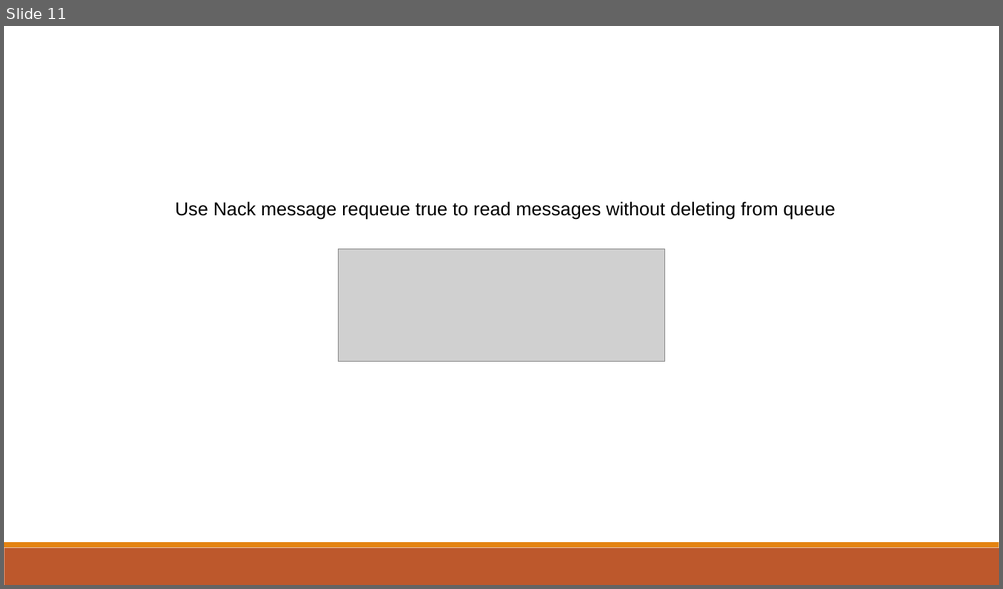
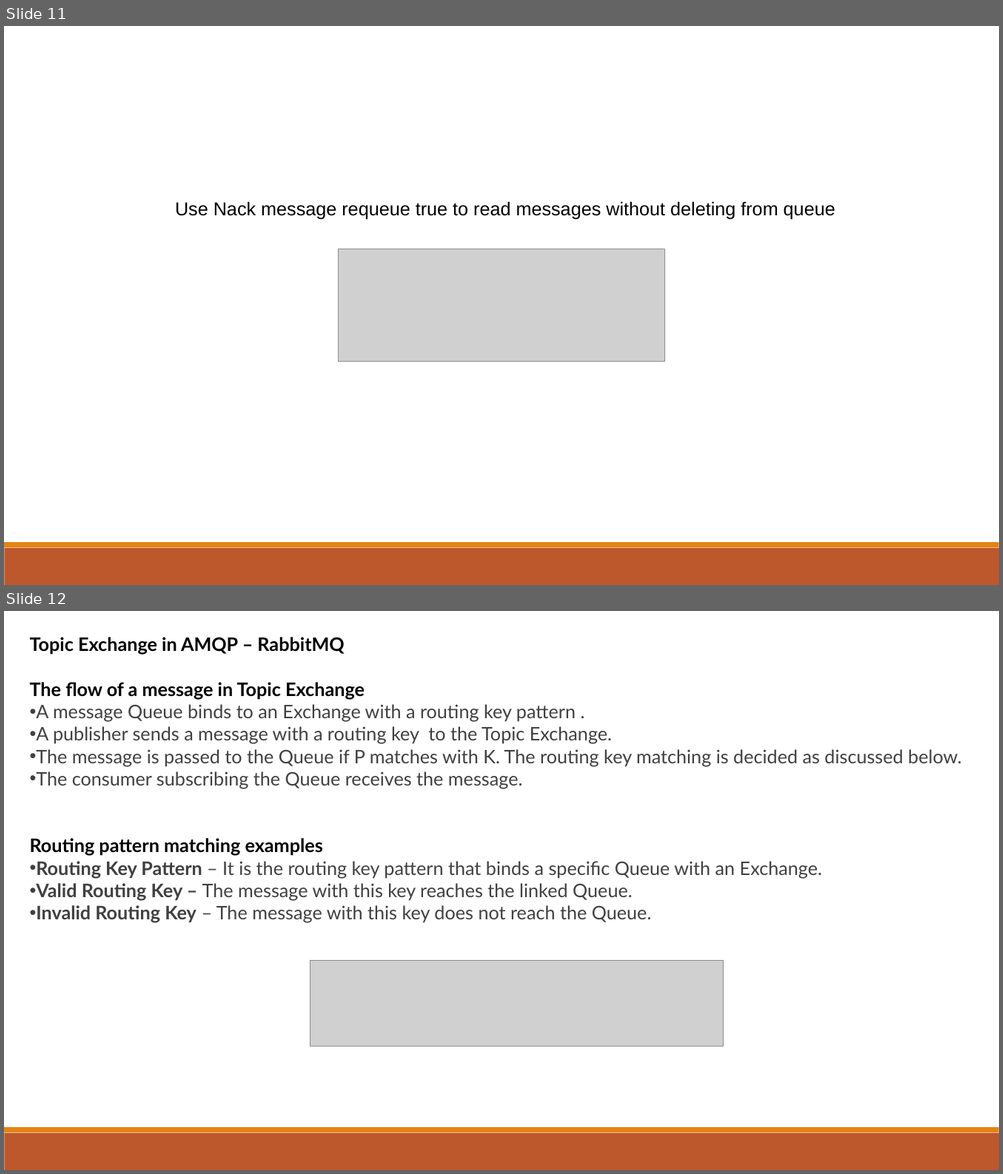
Before and after one commit to vishnuvishal-11/Vishnuvishal, a slide deck: Presentations/RabbitMQ.pptx. Shown one above the other, each under a label of ours: slide 11 before the commit, slides 11 and 12 after it. The pictures are 1003x589 and 1003x1174 pixels, drawn with LibreOffice and Linux fonts; fonts in the diff are those of the drawing; grey boxes stand for pictures. Boxes give left, top, right and bottom in pixels: in the first picture for what was removed or moved away, otherwise in the second. Text is boxed around its words. In the diff, an @@ line names an element or a change of style, - is before the commit and + after.

```diff
--- a/Presentations/RabbitMQ.pptx
+++ b/Presentations/RabbitMQ.pptx
@@ slide 12 added at [4, 611, 999, 1170], background #FFFFFF; not listed: 2 template elements that a slide beside it also shows @@
@@ text added at [30, 637, 962, 923], 18 pt, text #404040 @@
+Topic Exchange in AMQP – RabbitMQ
+The flow of a message in Topic Exchange
+• A message Queue binds to an Exchange with a routing key pattern .
+• A publisher sends a message with a routing key to the Topic Exchange.
+• The message is passed to the Queue if P matches with K. The routing key matching is decided as discussed below.
+• The consumer subscribing the Queue receives the message.
+Routing pattern matching examples
+• Routing Key Pattern – It is the routing key pattern that binds a specific Queue with an Exchange.
+• Valid Routing Key – The message with this key reaches the linked Queue.
+• Invalid Routing Key – The message with this key does not reach the Queue.
@@ picture added at [310, 961, 723, 1047] @@
```
Also in this commit, not shown: 1 slide changed, 6 other slides added.
